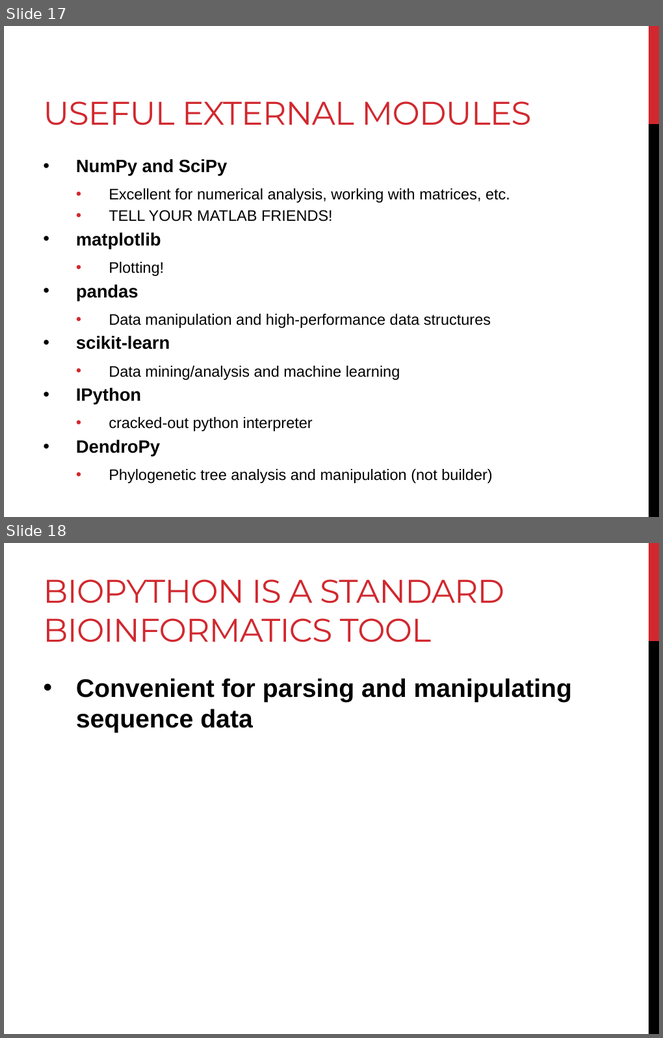
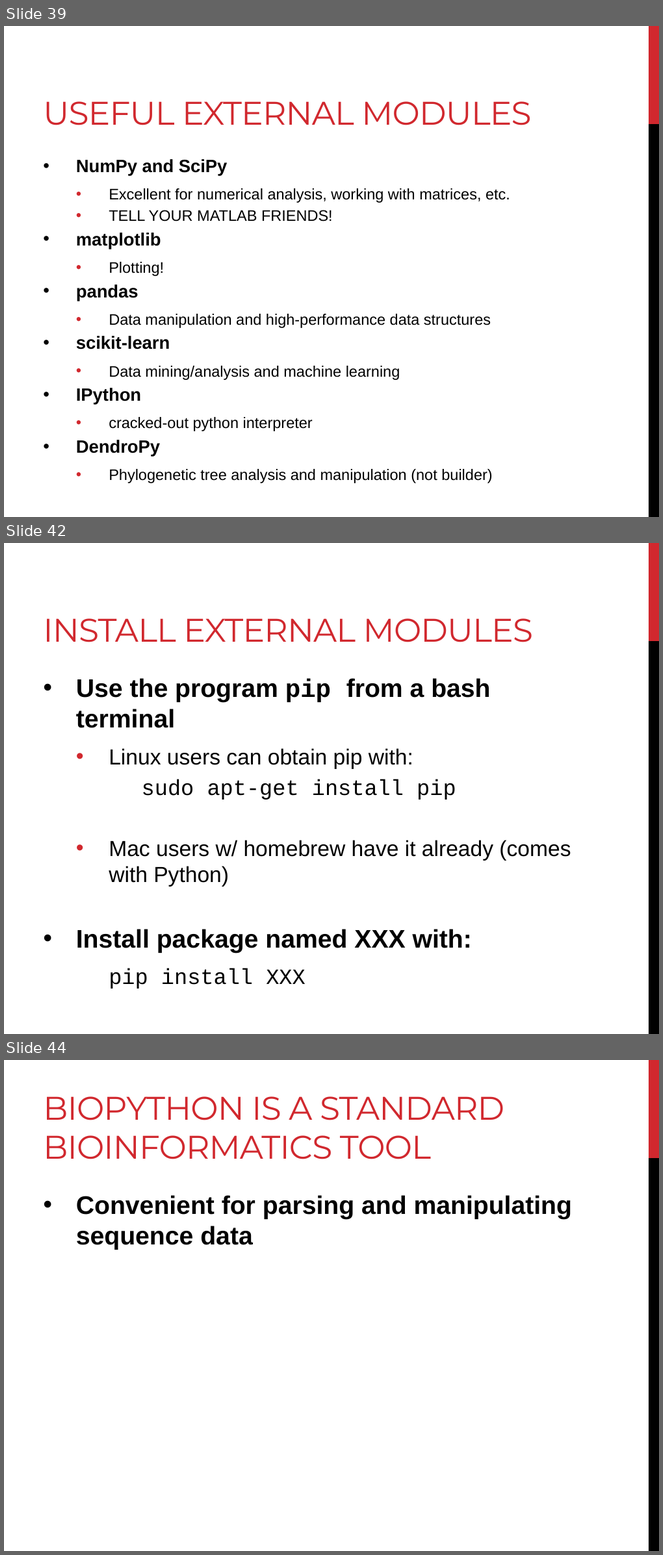
Before and after one commit to BjornFJohansson/ccbb_bigdata2015_python, a slide deck: slides/slides_day4.pptx. Shown one above the other, each under a label of ours: slides 17 and 18 before the commit, slides 39, 42 and 44 after it; the slides between them are not shown. The pictures are 663x1038 and 663x1555 pixels, drawn with LibreOffice and Linux fonts; fonts in the diff are those of the drawing. Boxes give left, top, right and bottom in pixels: in the first picture for what was removed or moved away, otherwise in the second. Text is boxed around its words. In the diff, an @@ line names an element or a change of style, - is before the commit and + after.

```diff
--- a/slides/slides_day4.pptx
+++ b/slides/slides_day4.pptx
@@ slide 42 added at bbox=[4, 543, 659, 1034], background #FFFFFF; not listed: 2 template elements that a slide beside it also shows @@
@@ title added at bbox=[43, 618, 533, 642], 36 pt, text #D1282E @@
+INSTALL EXTERNAL MODULES
@@ text added at bbox=[76, 678, 571, 989], 24 pt, text #000000 @@
+• Use the program pip from a bash terminal
+  • Linux users can obtain pip with:
+  sudo apt-get install pip
+  • Mac users w/ homebrew have it already (comes with Python)
+• Install package named XXX with:
+pip install XXX
@@ what was slide 17 is now slide 39 @@
@@ what was slide 18 is now slide 44 @@
```
Also in this commit, not shown: 1 slide changed, 24 other slides added, 27 other files.
